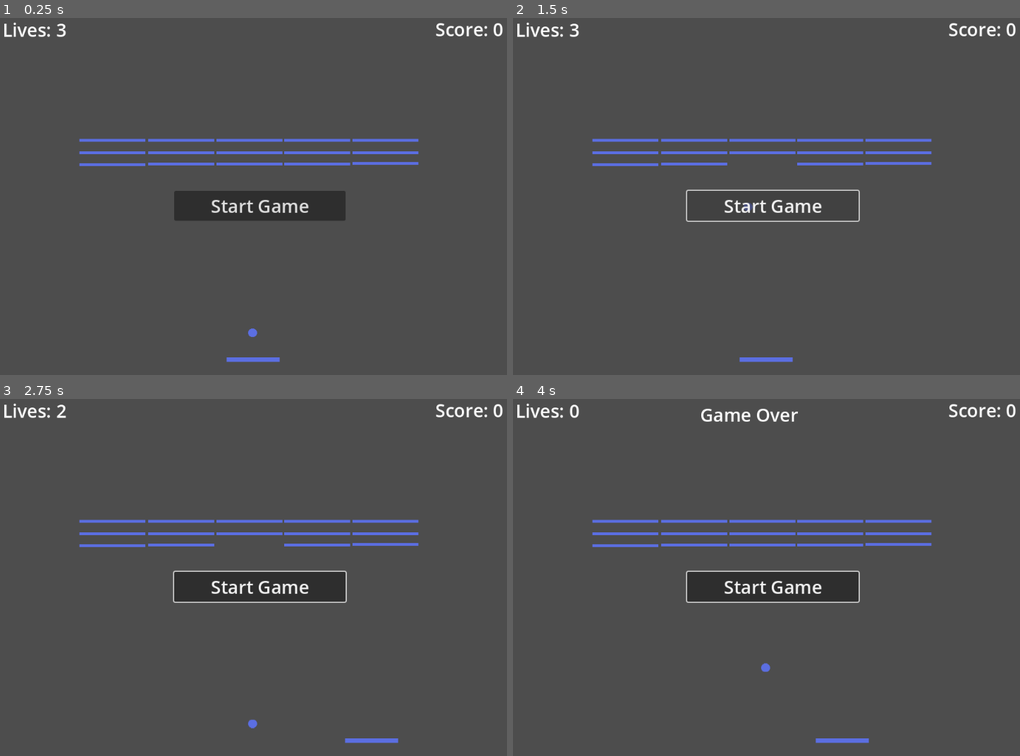
Above: before the commit, frames 1-4 (two rows, left to right).
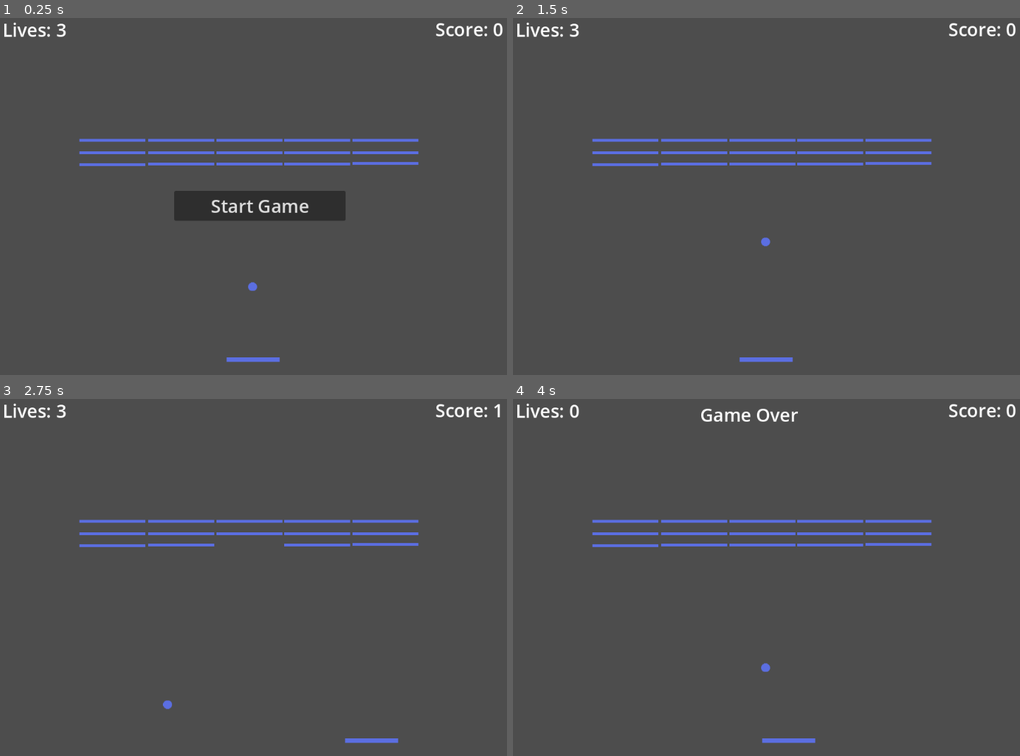
Above: after the commit, the same moments.

Repository: Dripcoding/godot-breakout2d
Game: Godot game, scene res://scenes/main.tscn
Two runs of this game, one before a commit and one after it. Both use one fixed random seed, a clock stepped at 60 frames per second and the inputs below.
Inputs (mouse positions are in pixels of both pictures, inside the frame that each line leads up to):
- Up to frame 1 (0.25 s): no input
- Up to frame 2 (1.5 s): click "Start Game" at 0.5 s; click (771, 207) at 1.25 s, where only the run before the commit has a clickable "Start Game"
- Up to frame 3 (2.75 s): tap Enter at 2 s; move the mouse to (375, 566) at 2.02 s; hold Right (move_right) from 2.03 s (still down); tap R (resume) at 2.1 s; click (375, 566) at 2.17 s
- Up to frame 4 (4 s): release Right (move_right) at 2.75 s; drag from (654, 609) to (outside the picture) at 2.77 s; move the mouse to (822, 498) at 3.52 s; hold Right (move_right) from 3.53 s (still down); hold Shift from 3.53 s (still down); tap R (resume) at 3.8 s

The runs differ from the first frame. In frame 1, less than 0.1% of the frame differs, in the area x 48-51%, y 73-90%; in frame 2, 0.8%; in frame 3, 3.2%; in frame 4, 3.3%, in the area x 34-71%, y 48-97%.

Commit message:
impl-start-game-btn

Diff:
--- a/code/ball.gd
+++ b/code/ball.gd
@@ -73,6 +73,11 @@
 	set_state(game_terminal_state)
 
 
+func on_game_start() -> void:
+	get_parent().get_tree().paused = false
+	set_state(game_ready_state)
+
+
 func pause() -> void:
 	set_state(game_paused_state)
 
--- a/code/hud.gd
+++ b/code/hud.gd
@@ -46,3 +46,4 @@
 	player_lives = 3
 	$PlayerLivesLabel.text = 'Lives: ' + str(player_lives)
 	$ScoreLabel.text = 'Score: ' + str(score)
+	$StartGameBtn.hide()
--- a/code/main.gd
+++ b/code/main.gd
@@ -1,4 +1,8 @@
 extends Node
+
+
+func _ready() -> void:
+	get_tree().paused = true
 
 
 func _process(delta) -> void:
--- a/code/player.gd
+++ b/code/player.gd
@@ -11,7 +11,7 @@
 const X_OFFSET: float = 70
 
 
-var pause_game: bool = false
+var pause_game: bool = true
 
 
 func _ready() -> void:
@@ -46,9 +46,14 @@
 	position.y = position_y_initial
 
 
+func on_game_start() -> void:
+	set_pause_game(false)
+
 func pause() -> void:
-	pause_game = true
-
+	set_pause_game(true)
 
 func resume() -> void:
-	pause_game = false
+	set_pause_game(false)
+
+func set_pause_game(val: bool) -> void:
+	pause_game = val
--- a/scenes/main.tscn
+++ b/scenes/main.tscn
@@ -23,6 +23,9 @@
 unique_name_in_owner = true
 position = Vector2(500, 629)
 scale = Vector2(5.22222, 2)
+speed = 300.0
+position_x_initial = 500.0
+position_y_initial = 629.0
 
 [node name="Ball" parent="." groups=["ball"] instance=ExtResource("3_li5o6")]
 unique_name_in_owner = true
@@ -51,7 +54,6 @@
 position = Vector2(32, 708)
 
 [node name="Hud" parent="." instance=ExtResource("10_buwbv")]
-player_lives = null
 
 [connection signal="score" from="Ball" to="Hud" method="_on_ball_score"]
 [connection signal="body_entered" from="OutOfBoundsArea" to="Ball" method="_on_ball_out_of_bounds"]
--- a/scenes/player.tscn
+++ b/scenes/player.tscn
@@ -11,9 +11,6 @@
 scale = Vector2(3.61116, 2)
 texture = ExtResource("1_w4g0x")
 script = ExtResource("2_oei2p")
-speed = null
-position_x_initial = null
-position_y_initial = null
 
 [node name="CharacterBody2D" type="CharacterBody2D" parent="."]
 
--- a/test/integration/test_main_integration.gd
+++ b/test/integration/test_main_integration.gd
@@ -145,6 +145,29 @@
     assert_signal_emit_count(out_of_bounds_area, "body_entered", 3, "Body entered signal not emitted 3 times")
 
 
+func test_player_starting_game():
+    var main = get_node("Main")
+    var hud = get_node("Main/Hud")
+    var start_game_btn = get_node("Main/Hud/StartGameBtn")
+    var player_lives_label = get_node("Main/Hud/PlayerLivesLabel")
+    var score_label = get_node("Main/Hud/ScoreLabel")
+    watch_signals(hud)
+
+    assert_true(main.get_tree().paused, "Game should be paused")
+    assert_true(start_game_btn.visible, "Start game button should be visible")
+    assert_eq(player_lives_label.text, "Lives: 3", "Player lives label should be visible")
+    assert_eq(score_label.text, "Score: 0", "Score label should be visible")
+    assert_signal_not_emitted(hud, "game_start", "Game start signal should not be emitted")
+
+    start_game_btn.emit_signal("pressed")
+    gut.simulate(main, 1, 1)
+
+    assert_false(main.get_tree().paused, "Game should not be paused")
+    assert_false(start_game_btn.visible, "Start game button should not be visible")
+    assert_signal_emitted(hud, "game_start", "Game start signal not emitted")
+    assert_signal_emit_count(hud, "game_start", 1, "Game start signal not emitted once")
+
+
 # ====== HELPER FUNCTIONS ======
 func pause_game():
     var main = get_node("Main")
--- a/test/unit/test_ball.gd
+++ b/test/unit/test_ball.gd
@@ -105,3 +105,8 @@
     var ball = get_node("Ball")
     ball.on_game_over()
     assert_eq(ball.ball_state, ball.game_terminal_state, "Ball state is not game_terminal_state after game over")
+
+func test_on_game_start():
+    var ball = get_node("Ball")
+    ball.on_game_start()
+    assert_eq(ball.ball_state, ball.game_ready_state, "Ball state is not game_ready_state after game start")
--- a/test/unit/test_hud.gd
+++ b/test/unit/test_hud.gd
@@ -105,12 +105,27 @@
     assert_signal_emit_count(hud, "game_over", 1, "Game over signal emitted more than once")
 
 
-func test_game_start():
+func test_start_button_hidden_on_game_start():
     var hud = get_node("Hud")
     var start_game_btn = get_node("Hud/StartGameBtn")
+
+    hud.on_game_start()
+
+    assert_false(start_game_btn.visible, "Start game button is visible")
+
+
+func test_game_start_btn_pressed():
+    var hud = get_node("Hud")
+    var start_game_btn = get_node("Hud/StartGameBtn")
+    var player_lives_label = get_node("Hud/PlayerLivesLabel")
+    var score_label = get_node("Hud/ScoreLabel")
     watch_signals(hud)
 
     start_game_btn.emit_signal("pressed")
 
     assert_signal_emitted(hud, "game_start", "Game start signal not emitted")
     assert_signal_emit_count(hud, "game_start", 1, "Game start signal emitted more than once")
+    assert_true(player_lives_label.visible, "Player lives label is not visible")
+    assert_eq(player_lives_label.text, 'Lives: 3', "Player lives label text is not 'Lives: 3'")
+    assert_true(score_label.visible, "Score label is not visible")
+    assert_eq(score_label.text, 'Score: 0', "Score label text is not 'Score: 0'")
--- a/test/unit/test_player.gd
+++ b/test/unit/test_player.gd
@@ -50,16 +50,17 @@
 func test_player_did_not_move():
     var player = get_node("Player")
     var initial_position = player.position
-    player._process(1)  # Simulate 1 second of game time
+    gut.simulate(player, 1, 1)
     var final_position = player.position
     assert_eq(initial_position, final_position, "Player moved")
 
 
 func test_player_moved_right():
     var player = get_node("Player")
+    player.set_pause_game(false)
     var initial_position = player.position
     Input.action_press("move_right")
-    player._process(1)  # Simulate 1 second of game time
+    gut.simulate(player, 1, 1)
     Input.action_release("move_right")
     var final_position = player.position
     assert_true(final_position.x > initial_position.x, "Player did not move right")
@@ -67,9 +68,10 @@
 
 func test_player_moved_left():
     var player = get_node("Player")
+    player.set_pause_game(false)
     var initial_position = player.position
     Input.action_press("move_left")
-    player._process(1)  # Simulate 1 second of game time
+    gut.simulate(player, 1, 1)
     Input.action_release("move_left")
     var final_position = player.position
     assert_true(final_position.x < initial_position.x, "Player did not move left")
